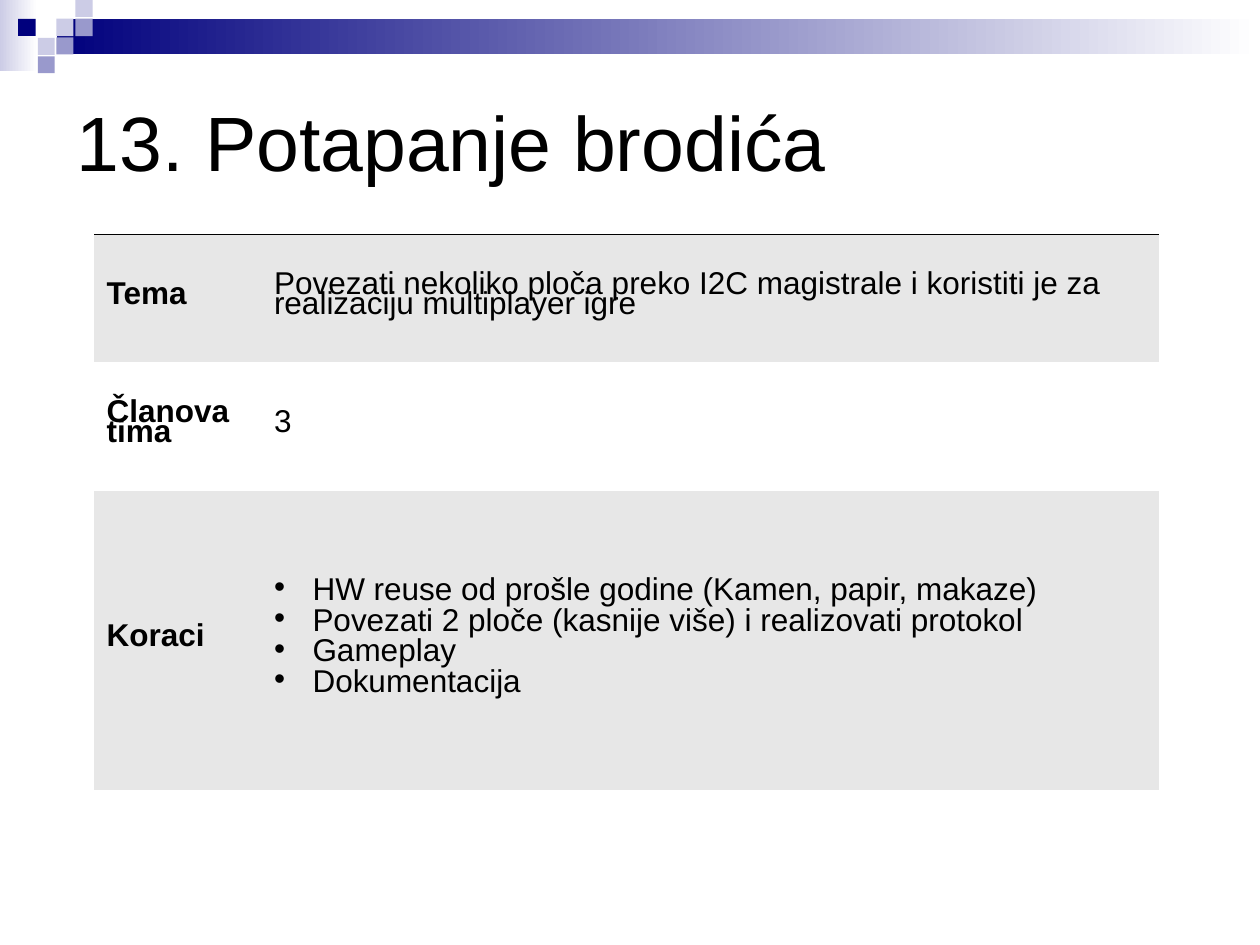
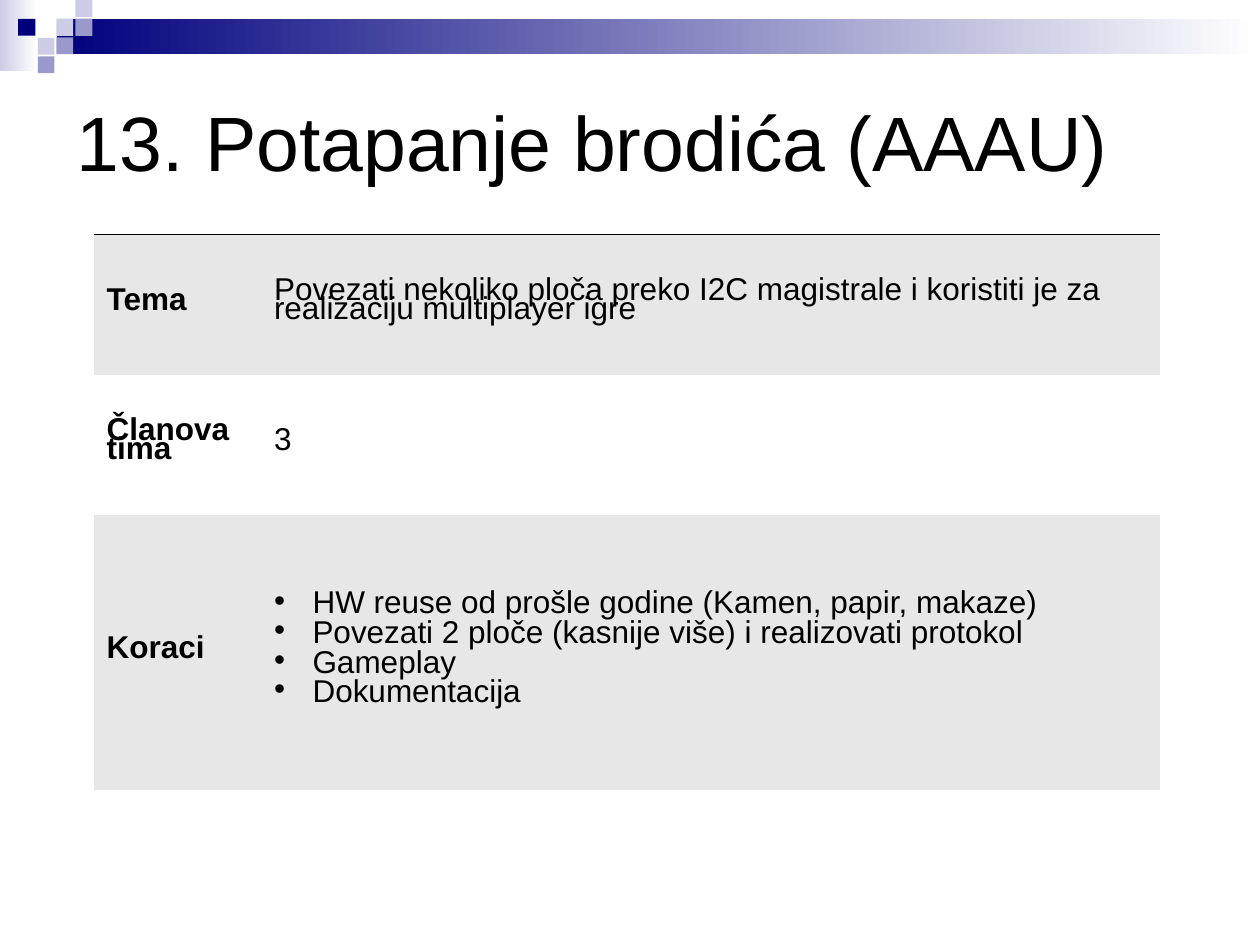
Before and after one commit to stefankoncarevic/projects_2018, a slide deck: slide 15 of LPRS2_projekti.ppt. Drawn at 1260x945 pixels with LibreOffice and Linux fonts; fonts in the diff are those of the drawing. Boxes give left, top, right and bottom in pixels: in the first picture for what was removed or moved away, otherwise in the second. Text is boxed around its words. In the diff, an @@ line names an element or a change of style, - is before the commit and + after.

```diff
--- a/LPRS2_projekti.ppt
+++ b/LPRS2_projekti.ppt
@@ text at bbox=[77, 114, 1108, 186]: text changed @@
-13. Potapanje brodića
+13. Potapanje brodića (AAAU)
@@ table at bbox=[94, 234, 1160, 790] @@
@@ line spacing 0.57 to 0.54 @@
```
Also in this commit, not shown: 19 other slides changed.
